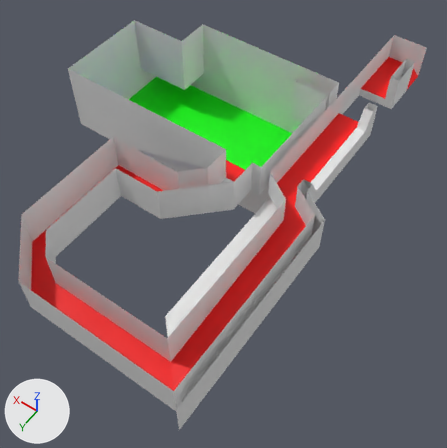
A saved change to the glTF model Voronomir/Assets/Modelos/Mundos/M1E1/Sala2.glb.
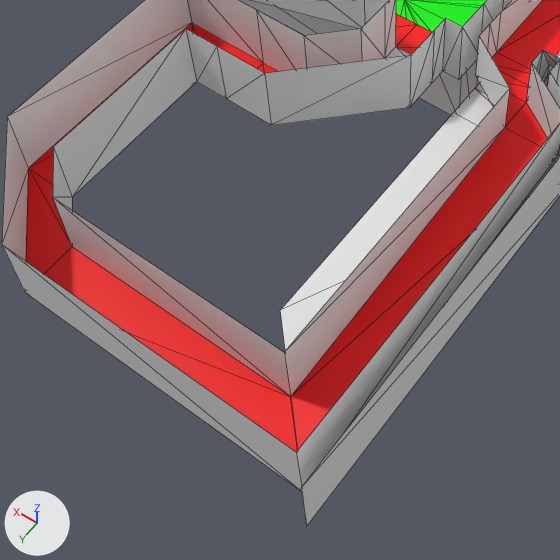
Old and new are each drawn whole from a camera (50 mm lens) standing at (-29.4, 42.6, 52.5) and looking at (-5.8, 9.6, 0.6) and again close up on the part from 4% to 70% of the width and 34% to 100% of the height. Arrows for +X, +Y and +Z are at lower left; the lights stay in place. The close-ups show mesh edges as thin lines. Vertices at the same position are counted once.

The first close-up shows 'Sala2'.
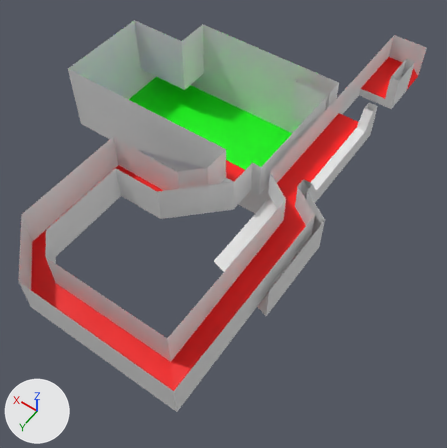
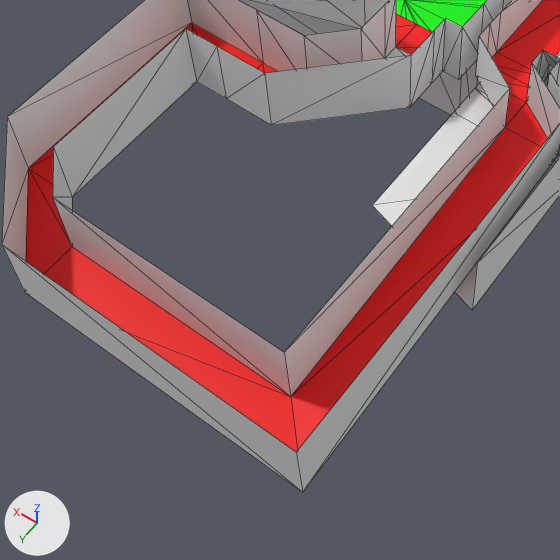
Boxes (x1, y1, x2, y2) around the edits, measured in the close-ups (560 x 560 px; the box of a moved part takes in the faces that stretch with it):
'Sala2', reshaped
    before: (2, 0, 560, 526)
    after: (2, 0, 560, 492)
part 1 of me_sala2, moved or reshaped
    before: (280, 113, 560, 526)
    after: (372, 113, 560, 310)

The change, as a list of edits to the scene's bpy script:
```text
Change me_sala2:
    where me_sala2.from_pydata(...)  # 171 vertices, 269 faces; spans x -17.0..16.0, y -18.0..31.0, z 0.0..10.0
    used by ob_sala2; location = (0.0, 0.0, 0.0)
    me_sala2 part 1
    me_sala2.vertices[96].co: (-17.0, 31.0, 10.0) -> (-17.0, 19.0, 10.0)  # pixel (300, 488) -> pixel (477, 262)
    me_sala2.vertices[97].co: (-17.0, 31.0, 6.0) -> (-17.0, 19.0, 6.0)  # pixel (306, 526) -> pixel (472, 310)
    me_sala2.vertices[168].co: (-10.0, 24.0, 6.0) -> (-10.0, 17.0, 6.0)  # pixel (280, 310) -> pixel (372, 205)
```
